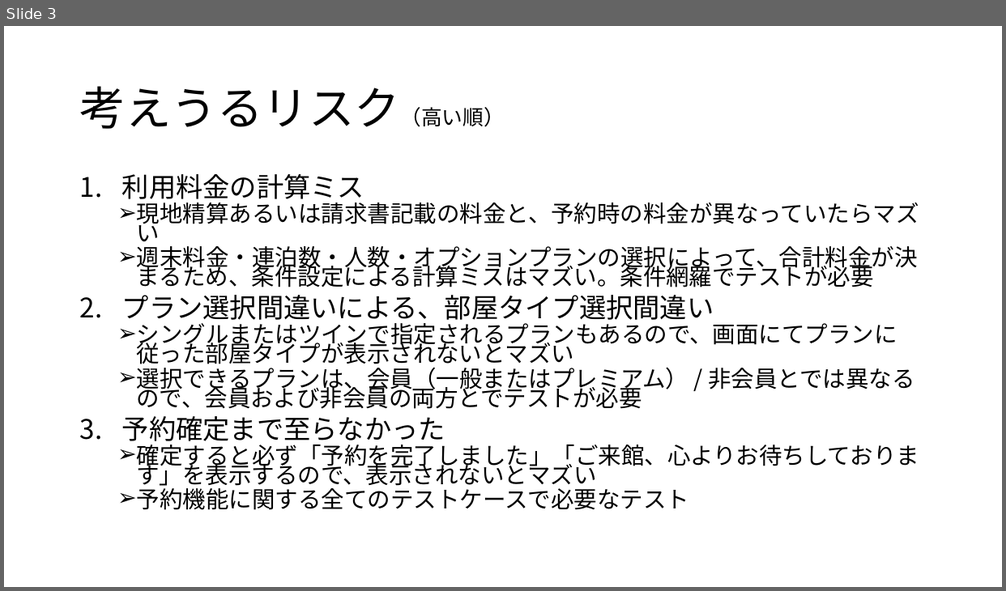
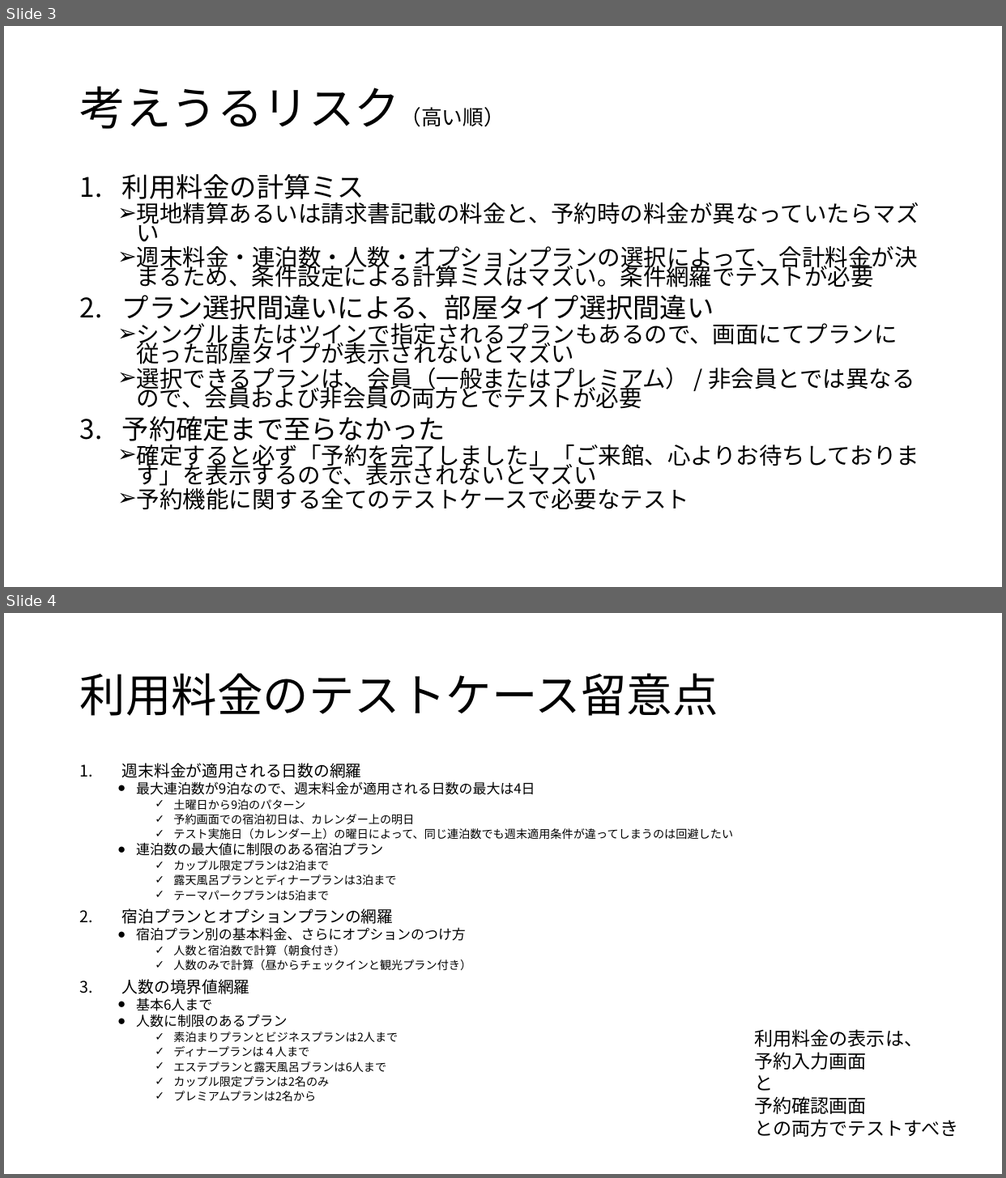
Before and after one commit to KazuhiroYoshino/PlanisphereTestDocuments, a slide deck: テスト設計方針.pptx. Shown one above the other, each under a label of ours: slide 3 before the commit, slides 3 and 4 after it. The pictures are 1006x591 and 1006x1178 pixels, drawn with LibreOffice and Linux fonts; fonts in the diff are those of the drawing. Boxes give left, top, right and bottom in pixels: in the first picture for what was removed or moved away, otherwise in the second. Text is boxed around its words. In the diff, an @@ line names an element or a change of style, - is before the commit and + after.

Commit message:
テスト設計方針作成

```diff
--- a/テスト設計方針.pptx
+++ b/テスト設計方針.pptx
@@ slide 4 added at box(4, 613, 1002, 1174), background #FFFFFF @@
@@ title added at box(80, 673, 718, 716), 44 pt, text #000000 @@
+利用料金のテストケース留意点
@@ text added at box(122, 763, 733, 1101), 11 pt, text #000000 @@
+1. 週末料金が適用される日数の網羅
+  ● 最大連泊数が9泊なので、週末料金が適用される日数の最大は4日
+    ✓ 土曜日から9泊のパターン
+    ✓ 予約画面での宿泊初日は、カレンダー上の明日
+    ✓ テスト実施日（カレンダー上）の曜日によって、同じ連泊数でも週末適用条件が違ってしまうのは回避したい
+  ● 連泊数の最大値に制限のある宿泊プラン
+    ✓ カップル限定プランは2泊まで
+    ✓ 露天風呂プランとディナープランは3泊まで
+    ✓ テーマパークプランは5泊まで
+2. 宿泊プランとオプションプランの網羅
+  ● 宿泊プラン別の基本料金、さらにオプションのつけ方
+    ✓ 人数と宿泊数で計算（朝食付き）
+    ✓ 人数のみで計算（昼からチェックインと観光プラン付き）
+3. 人数の境界値網羅
+  ● 基本6人まで
+  ● 人数に制限のあるプラン
+    ✓ 素泊まりプランとビジネスプランは2人まで
+    ✓ ディナープランは４人まで
+    ✓ エステプランと露天風呂ブランは6人まで
+    ✓ カップル限定プランは2名のみ
+    ✓ プレミアムプランは2名から
@@ text added at box(754, 1029, 958, 1137), 18 pt, text #000000 @@
+利用料金の表示は、
+予約入力画面
+と
+予約確認画面
+との両方でテストすべき
```
Also in this commit, not shown: 2 other slides added.
